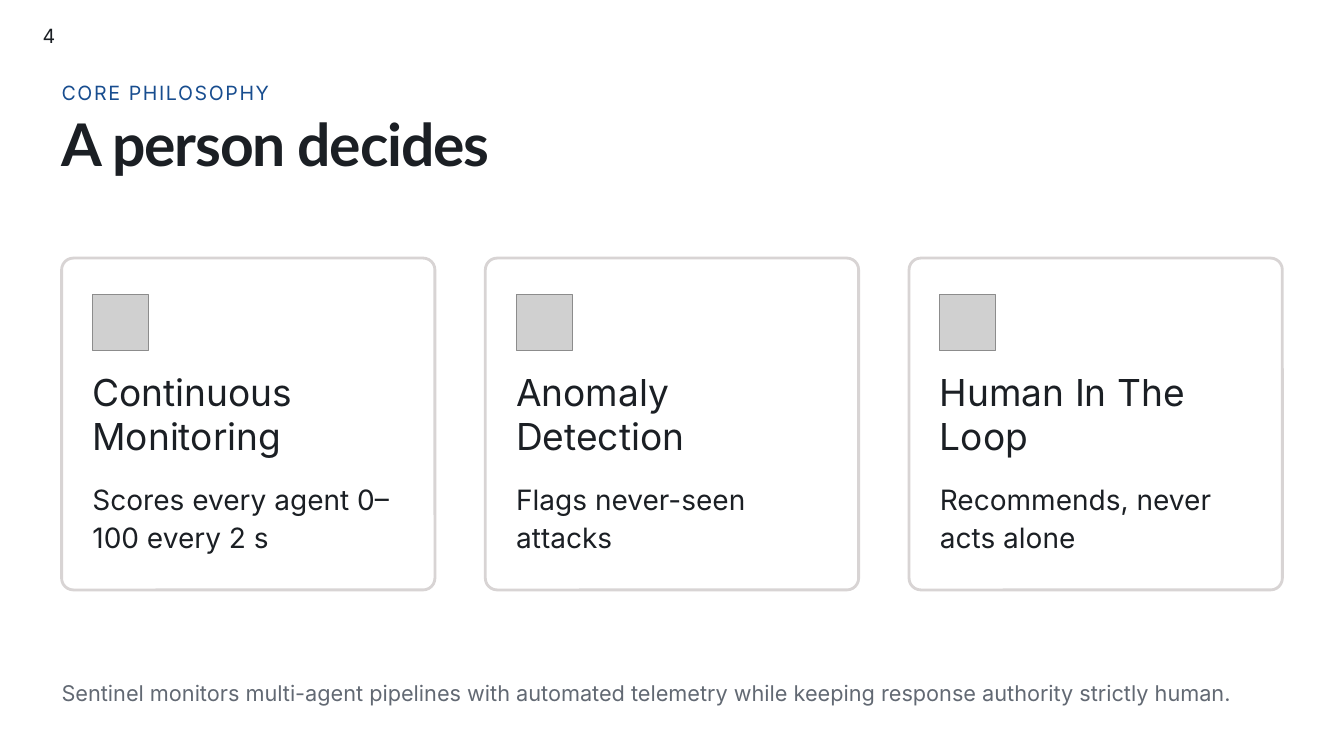
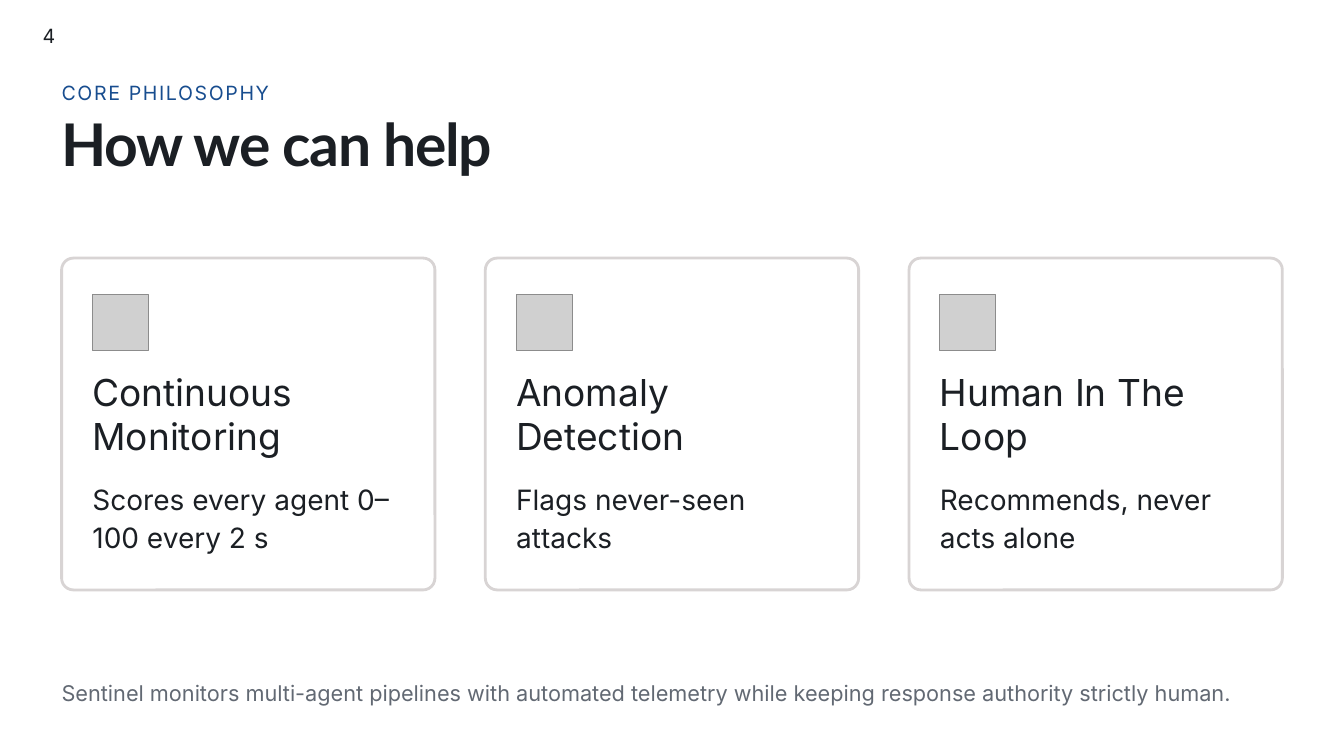
Before and after one commit to AICSquared/sentinel, a slide deck: slide 4 of docs/pitch/sentinel-deck.pptx. Drawn at 1344x756 pixels with LibreOffice and Linux fonts; fonts in the diff are those of the drawing; grey boxes stand for pictures; background and template pictures are left out. Boxes give left, top, right and bottom in pixels: in the first picture for what was removed or moved away, otherwise in the second. Text is boxed around its words. In the diff, an @@ line names an element or a change of style, - is before the commit and + after.

Commit message:
docs: pitch deck v2 (re-exported from Gamma; slides 3 and 4 updated)

```diff
--- a/docs/pitch/sentinel-deck.pptx
+++ b/docs/pitch/sentinel-deck.pptx
@@ text at (62, 122, 492, 176): text changed @@
-A person decides
+How we can help
```
Also in this commit, not shown: 3 other slides changed, 2 other files.
